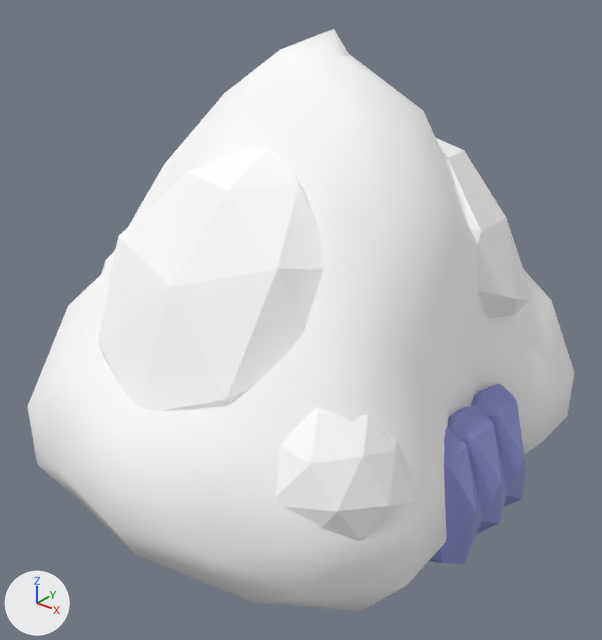
The glTF model gmtk-2026/src/models/fleshmound.glb: old version first, new version second.
Before and after are seen from a 50 mm lens placed at (4.67, -7.42, 5.44), pointed at (-0.01, -1.57, 1.81). The lights are fixed; the arrows at lower left show +X, +Y and +Z. The first picture is the older version. Where no turn or scale is listed for an object, it has been applied to the vertices. Vertices at exactly the same position are counted once.

The older version as bpy lines, for what is in view:
```python
mat_material_003 = principled_material('Material.003')
mat_material_003.base_color = (0.266, 0.275, 0.632)  # blue #8d8fd0
mat_material_004 = principled_material('Material.004')
mat_material_004.base_color = (1.0, 1.0, 1.0)  # white #ffffff
mat_material_004.roughness = 1.0
me_mesh_001 = bpy.data.meshes.new('Mesh.001')
me_mesh_001.from_pydata(...)  # 408 vertices, 776 faces; spans x -2.15..2.24, y -4.08..1.51, z -0.89..3.76
# faces by material slot: [232, 432, 112]
me_mesh_001.materials.append(mat_material_004)  # white #ffffff
me_mesh_001.materials.append(mat_material_002)  # white #ffffff
me_mesh_001.materials.append(mat_material_003)  # blue #8d8fd0
ob_fleshmound = bpy.data.objects.new('fleshmound', me_mesh_001)
ob_fleshmound.location = (0.0, 0.0, 0.76)
```
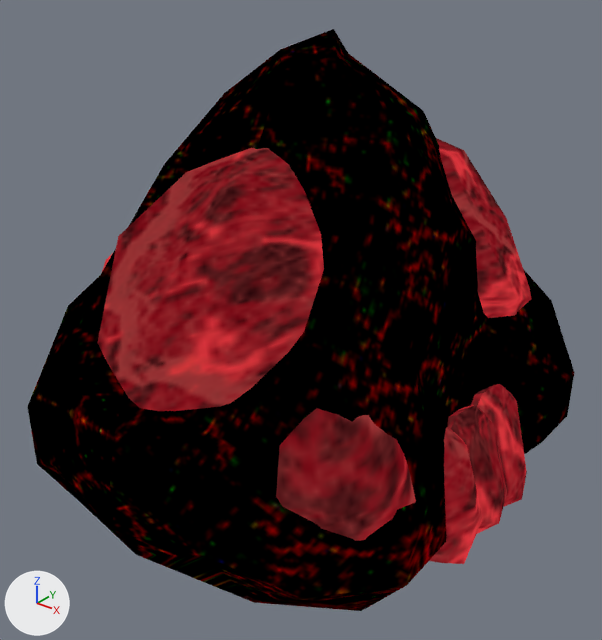
The newer file is also turned or shifted as a whole; pictures and numbers use the older file's frame.

Pixel boxes (x1, y1, x2, y2) of what changed, in the pictures (602 x 640 px):
'fleshmound', surface changed (darker)
    both: (27, 29, 574, 611)
part 1 of me_mesh_001, surface changed (darker)
    both: (27, 29, 574, 611)
part 2 of me_mesh_001, recoloured (white to red)
    both: (97, 138, 531, 541)

Diff of the bpy script that builds the scene:
```diff
--- a/gmtk-2026/src/models/fleshmound.glb.py
+++ b/gmtk-2026/src/models/fleshmound.glb.py
@@ img_texture8 @@
+img_texture8 = load_image('texture8', '_unpacked/texture8', 435, 435, 'sRGB')
@@ img_texture_7 @@
+img_texture_7 = load_image('texture 7', '_unpacked/texture_7', 512, 512, 'sRGB')
@@ mat_material_004 @@
 mat_material_004 = bpy.data.materials.new('Material.004')
-# nodes: BsdfPrincipled, OutputMaterial
-# colours: white #ffffff
+# nodes: BsdfTransparent, Emission, LightPath, MixShader, OutputMaterial, TexImage
+# uses the picture img_texture_7
@@ mat_material_003 @@
 mat_material_003 = bpy.data.materials.new('Material.003')
-# nodes: BsdfPrincipled, OutputMaterial
-# colours: blue #8d8fd0
+# nodes: BsdfTransparent, Emission, LightPath, MixShader, OutputMaterial, TexImage
+# uses the picture img_texture8
@@ me_mesh_001 @@
 me_mesh_001.from_pydata(...)  # 408 vertices, 776 faces; spans x -2.15..2.24, y -4.08..1.51, z -0.89..3.76
 # used by ob_fleshmound; location = (0.0, 0.0, 0.76)
+# me_mesh_001 part 1: 776 kept faces spanning x -2.15..2.24, y -4.08..1.51, z -0.89..3.76 get new texture (UV) coordinates
+# me_mesh_001 part 2: 432 faces spanning x -2.05..2.06, y -3.71..1.51, z -0.16..3.0 switch from mat_material_002 (white #ffffff) to mat_material_003
 me_mesh_001.materials.append(mat_material_004)
```
